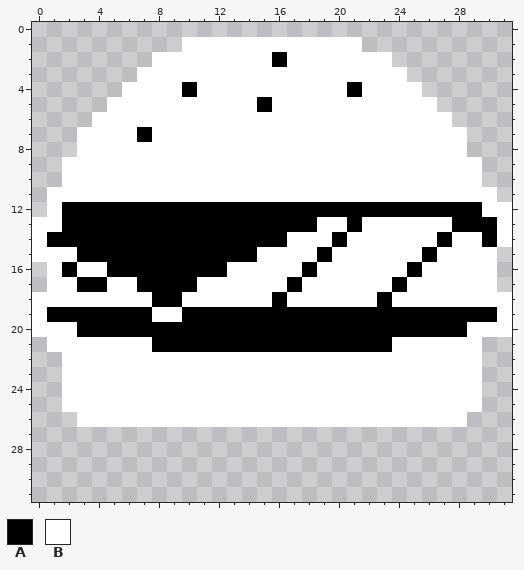
One commit to this pixel-art file: Assets/Sprites/Hamburger.aseprite. Above: the version before the commit.
32x32 pixels, 1 frame.
Palette (. is transparent): A #000000  B #ffffff
Pixels before, first column x 0:
 1 ..........BBBBBBBBBBBB..........
 2 ........BBBBBBBBABBBBBBB........
 3 .......BBBBBBBBBBBBBBBBBB.......
 4 ......BBBBABBBBBBBBBBABBBB......
 5 .....BBBBBBBBBBABBBBBBBBBBB.....
 6 ....BBBBBBBBBBBBBBBBBBBBBBBB....
 7 ...BBBBABBBBBBBBBBBBBBBBBBBBB...
 8 ...BBBBBBBBBBBBBBBBBBBBBBBBBB...
 9 ..BBBBBBBBBBBBBBBBBBBBBBBBBBBB..
10 ..BBBBBBBBBBBBBBBBBBBBBBBBBBBB..
11 .BBBBBBBBBBBBBBBBBBBBBBBBBBBBBB.
12 .BAAAAAAAAAAAAAAAAAAAAAAAAAAAABB
13 BBAAAAAAAAAAAAAAAAABBABBBBBBAAAB
14 BAAAAAAAAAAAAAAAABBBABBBBBBABBAB
15 BBBAAAAAAAAAAAABBBBABBBBBBABBBB.
16 .BABBAAAAAAAABBBBBABBBBBBABBBBB.
17 .BBAABBAAAABBBBBBABBBBBBABBBBBB.
18 BBBBBBBBAABBBBBBABBBBBBABBBBBBBB
19 BAAAAAAABBAAAAAAAAAAAAAAAAAAAAAB
20 BBBAAAAAAAAAAAAAAAAAAAAAAAAAABBB
21 .BBBBBBBAAAAAAAAAAAAAAAABBBBBB..
22 ..BBBBBBBBBBBBBBBBBBBBBBBBBBBB..
23 ..BBBBBBBBBBBBBBBBBBBBBBBBBBBB..
24 ..BBBBBBBBBBBBBBBBBBBBBBBBBBBB..
25 ..BBBBBBBBBBBBBBBBBBBBBBBBBBBB..
26 ...BBBBBBBBBBBBBBBBBBBBBBBBBB...
New version:
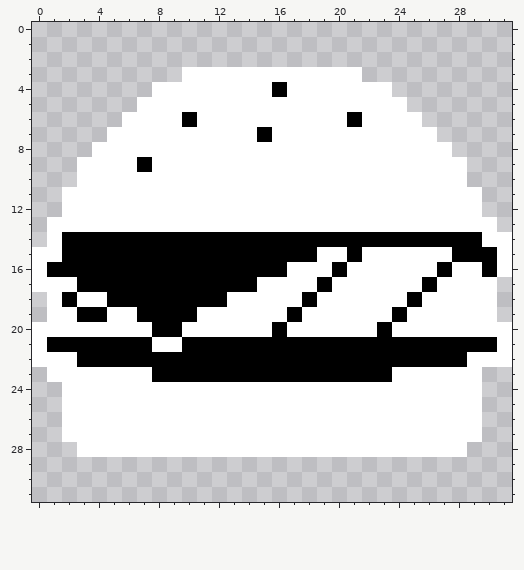
Difference:
Changed rows in their new state; - is an unchanged pixel.
first column x 0:
 1 ----------............----------
 2 --------................--------
 3 -------...------------...-------
 4 ------..--B-----A----B--..------
 5 -----..--------B---------..-----
 6 ----..----A----------A----..----
 7 ---..--B-------A-----------..---
 8 ---.------------------------.---
 9 --.----A---------------------.--
10 --.--------------------------.--
11 -.----------------------------.-
12 -.BBBBBBBBBBBBBBBBBBBBBBBBBBBB..
13 .-BBBBBBBBBBBBBBBBB--B------BBB.
14 .B---------------AAA-AAAAAA-AAB-
15 --A------------AAAAB-A----B-AAAB
16 BA-AA--------AAAA-B-A----B-A--AB
17 B----AA----AAAA--B-A----B-A-----
18 .-A--AAA--AAA---B-A----B-A-----.
19 .BB--BB-AA-BBBBBB-BBBBBB-BBBBBB.
20 ---BBBBB--BBBBBB-BBBBBB-BBBBB---
21 BAAAAAAABB--------------AAAAAAAB
22 BB-AAAAAAAAAAAAAAAAAAAAAAAAAA-BB
23 -B------AAAAAAAAAAAAAAAA--------
26 --B--------------------------B--
27 --BBBBBBBBBBBBBBBBBBBBBBBBBBBB--
28 ---BBBBBBBBBBBBBBBBBBBBBBBBBB---
